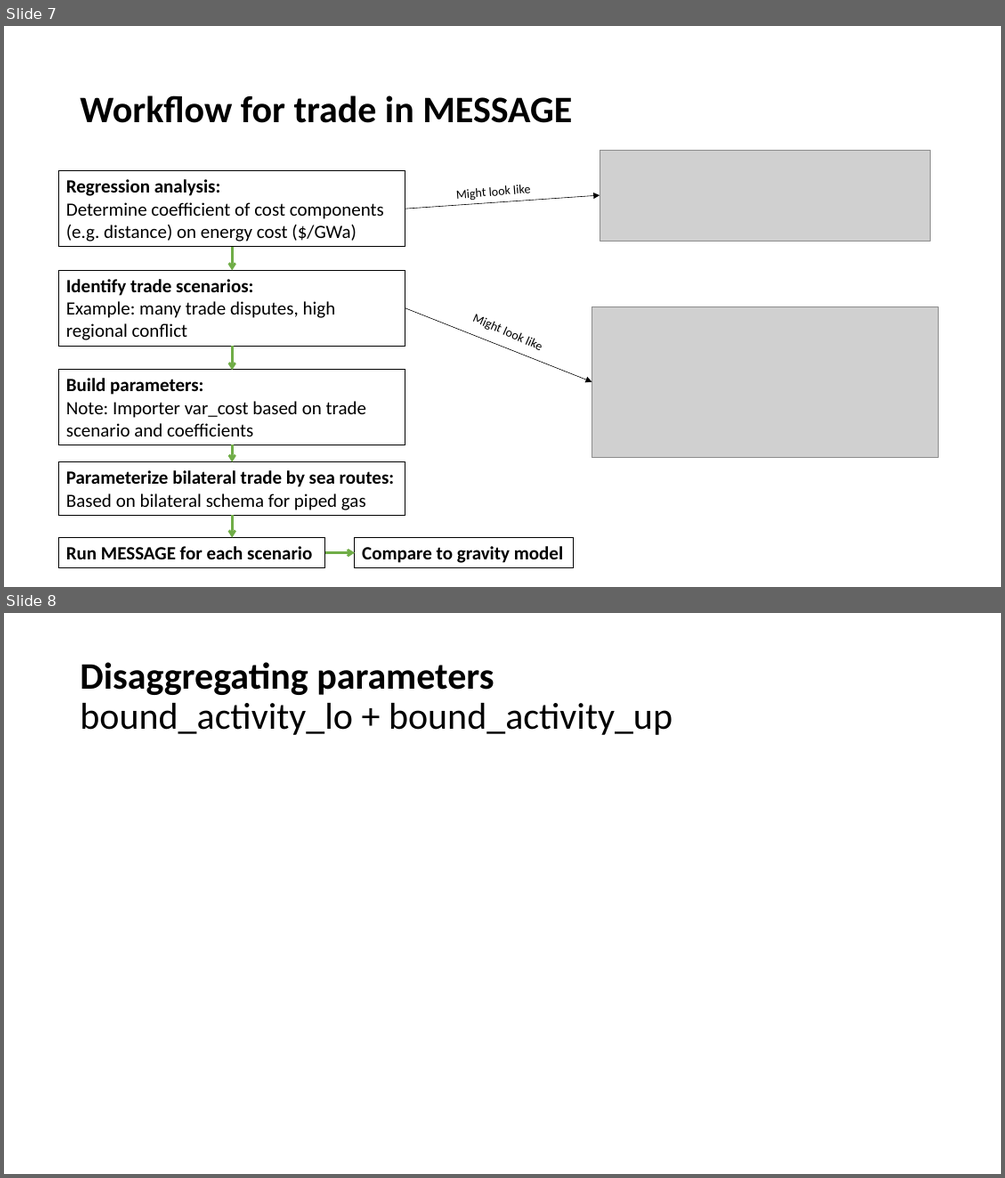
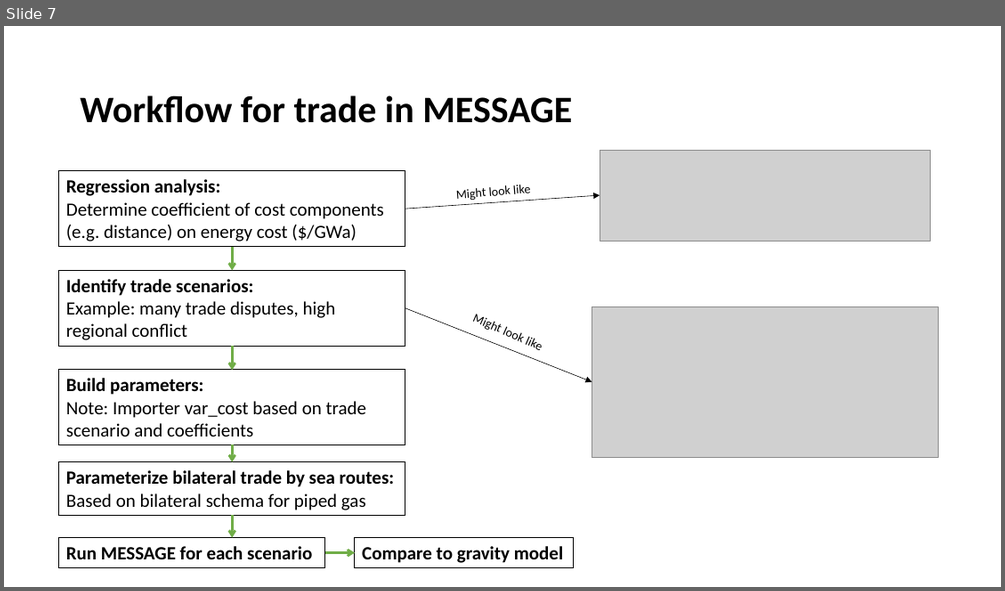
Before and after one commit to junukitashepard/message_trade, a slide deck: presentations/Update_2019-07-2.pptx. Shown one above the other, each under a label of ours: slides 7 and 8 before the commit, slide 7 after it. The pictures are 1005x1178 and 1005x591 pixels, drawn with LibreOffice and Linux fonts; fonts in the diff are those of the drawing; grey boxes stand for pictures. Boxes give left, top, right and bottom in pixels: in the first picture for what was removed or moved away, otherwise in the second. Text is boxed around its words. In the diff, an @@ line names an element or a change of style, - is before the commit and + after.

Commit message:
Update powerpoint and finish building initial parameters, compile df of var_cost

```diff
--- a/presentations/Update_2019-07-2.pptx
+++ b/presentations/Update_2019-07-2.pptx
@@ slide 8 removed at (x1=4, y1=613, x2=1001, y2=1174), background #FFFFFF @@
@@ title removed at (x1=80, y1=662, x2=672, y2=735) @@
-Disaggregating parameters
-bound_activity_lo + bound_activity_up
```
Also in this commit, not shown: 4 slides changed, 3 slides added, 1 other slide removed, 25 other files.
